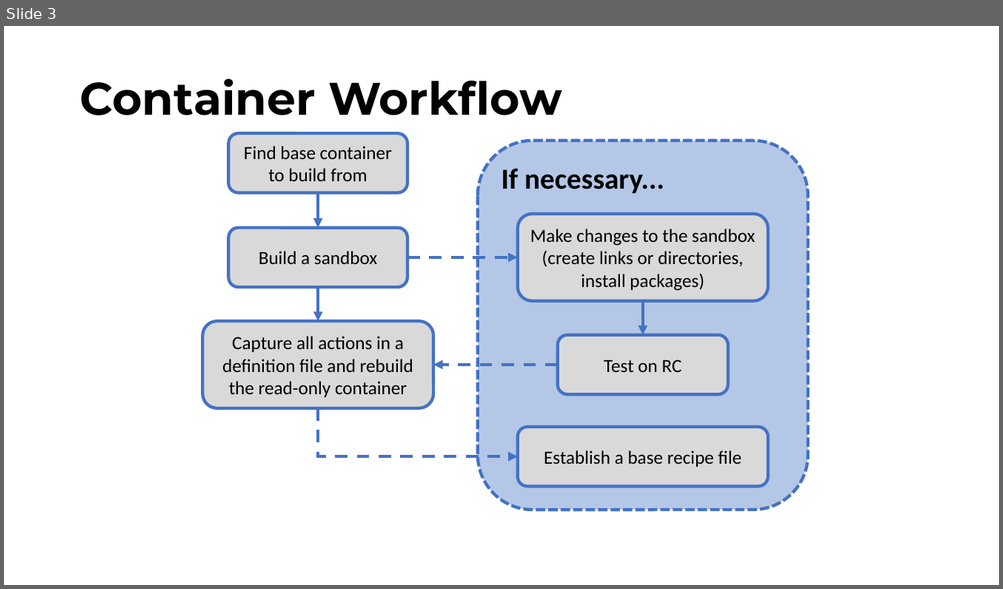
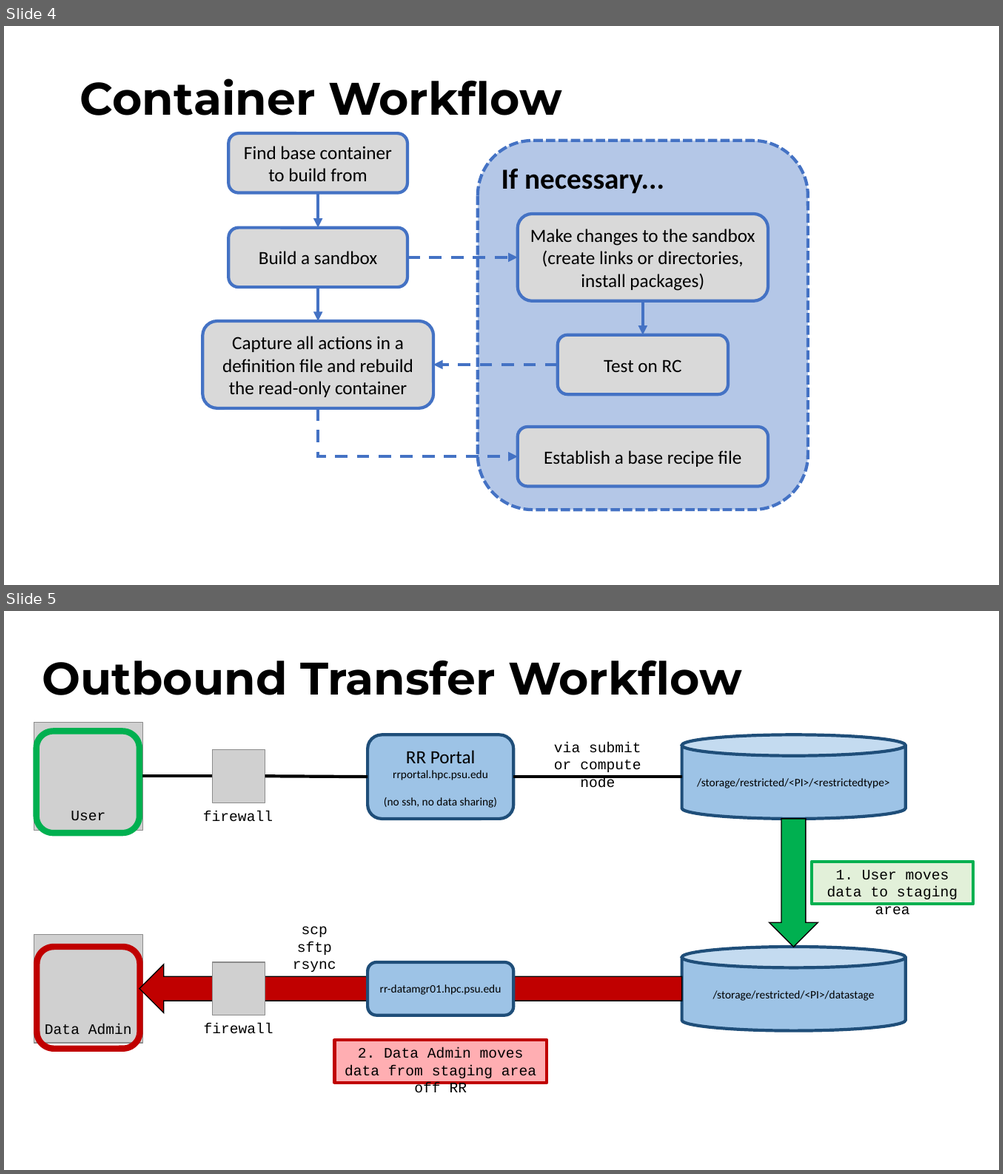
Before and after one commit to stmilne/icds_docs, a slide deck: docs/img/icds_docs_images.pptx. Shown one above the other, each under a label of ours: slide 3 before the commit, slides 4 and 5 after it. The pictures are 1003x589 and 1003x1174 pixels, drawn with LibreOffice and Linux fonts; fonts in the diff are those of the drawing; grey boxes stand for pictures; background and template pictures are left out. Boxes give left, top, right and bottom in pixels: in the first picture for what was removed or moved away, otherwise in the second. Text is boxed around its words. In the diff, an @@ line names an element or a change of style, - is before the commit and + after.

```diff
--- a/docs/img/icds_docs_images.pptx
+++ b/docs/img/icds_docs_images.pptx
@@ slide 5 added at (x1=4, y1=611, x2=999, y2=1170), background #FFFFFF @@
@@ title added at (x1=42, y1=660, x2=742, y2=695), 44 pt, text #000000, bold @@
+Outbound Transfer Workflow
@@ picture added at (x1=34, y1=722, x2=143, y2=830) @@
@@ rounded rectangle added at (x1=36, y1=731, x2=139, y2=833), outline #00B050 6 pt @@
@@ rounded rectangle added at (x1=367, y1=735, x2=514, y2=819), fill #9DC3E6, outline #1F4E79 3 pt, 11 pt, text #000000 @@
+RR Portal
+rrportal.hpc.psu.edu
+(no ssh, no data sharing)
@@ text added at (x1=554, y1=742, x2=641, y2=788), 14 pt, text #000000 @@
+via submit or compute node
@@ cylinder added at (x1=681, y1=735, x2=905, y2=819), fill #9DC3E6, outline #1F4E79 3 pt, 11 pt, text #000000 @@
+/storage/restricted/<PI>/<restrictedtype>
@@ picture added at (x1=212, y1=750, x2=265, y2=803) @@
@@ line added from (143, 776) to (212, 776), #000000 3 pt @@
@@ line added from (367, 777) to (265, 776), #000000 3 pt @@
@@ line added from (514, 777) to (681, 777), #000000 3 pt @@
@@ text added at (x1=71, y1=811, x2=105, y2=820), 14 pt, text #000000 @@
+User
@@ text added at (x1=203, y1=811, x2=273, y2=822), 14 pt, text #000000 @@
+firewall
@@ down arrow added at (x1=768, y1=819, x2=817, y2=948), fill #00B050, outline #000000 1 pt @@
@@ line added from (794, 819) to (794, 947), #000000 3 pt @@
@@ rectangle added at (x1=811, y1=862, x2=973, y2=904), fill #E2F0D9, outline #00B050 3 pt, 14 pt, text #000000 @@
+1. User moves data to staging area
@@ picture added at (x1=34, y1=935, x2=143, y2=1043) @@
@@ text added at (x1=293, y1=926, x2=336, y2=972), 14 pt, text #000000 @@
+scp
+sftp
+rsync
@@ rounded rectangle added at (x1=37, y1=947, x2=140, y2=1049), outline #C00000 6 pt @@
@@ down arrow added at (x1=139, y1=965, x2=681, y2=1013), fill #C00000, outline #000000 1 pt @@
@@ picture added at (x1=212, y1=963, x2=265, y2=1015) @@
@@ rounded rectangle added at (x1=367, y1=963, x2=514, y2=1015), fill #9DC3E6, outline #1F4E79 3 pt, 11 pt, text #000000 @@
+rr-datamgr01.hpc.psu.edu
@@ cylinder added at (x1=681, y1=947, x2=905, y2=1031), fill #9DC3E6, outline #1F4E79 3 pt, 11 pt, text #000000 @@
+/storage/restricted/<PI>/datastage
@@ line added from (143, 989) to (212, 989), #000000 3 pt @@
@@ line added from (265, 989) to (367, 989), #000000 3 pt @@
@@ line added from (681, 989) to (514, 989), #000000 3 pt @@
@@ text added at (x1=45, y1=1024, x2=132, y2=1035), 14 pt, text #000000 @@
+Data Admin
@@ text added at (x1=204, y1=1023, x2=273, y2=1034), 14 pt, text #000000 @@
+firewall
@@ rectangle added at (x1=335, y1=1040, x2=546, y2=1082), fill #FFAEB2, outline #C00000 3 pt, 14 pt, text #000000 @@
+2. Data Admin moves data from staging area off RR
@@ what was slide 3 is now slide 4 @@
```
Also in this commit, not shown: 2 other slides added, 23 other files.
